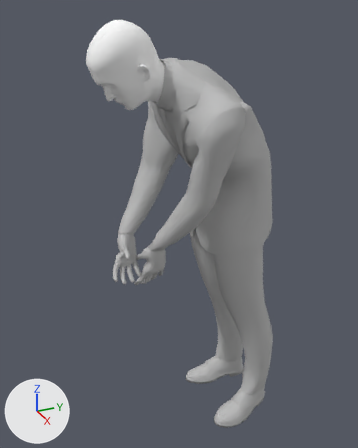
Two versions of the FBX model Assets/StudioNewPunch/SuitPack/SuitedMan/Models/BlueSuitFree01.fbx, one commit apart.
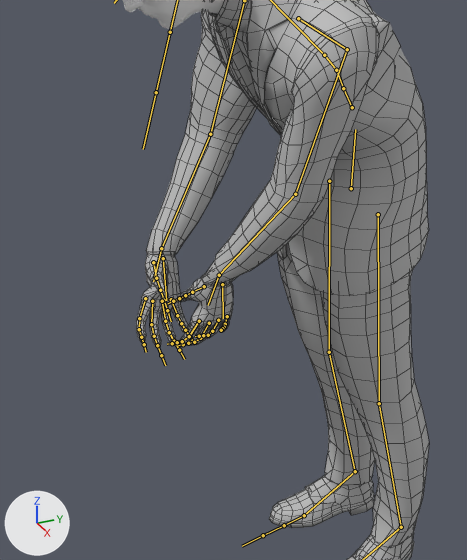
There are two pictures of each version: one whole from a 50 mm lens placed at (1.494, -0.865, 1.633), pointed at (-0.023, -0.182, 0.875), one close up on the part from 11% to 82% of the width and 21% to 90% of the height. The lights are fixed; the arrows at lower left show +X, +Y and +Z. Both versions are drawn at frame 9 of the action 'DeformationSystem|DeformationSystemAction.001'; the numbers are the values there. The bones that bend it are drawn over the model as lines in the close-ups. The close-ups show mesh edges as thin lines.

Names of what the first close-up shows: 'HeadF', 'SuitGEO01'.
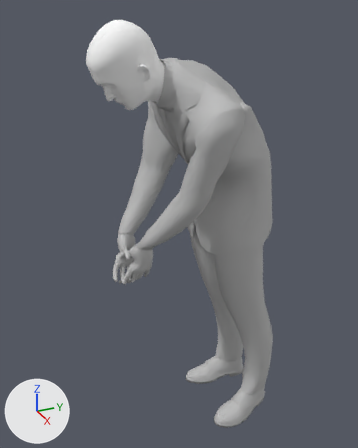
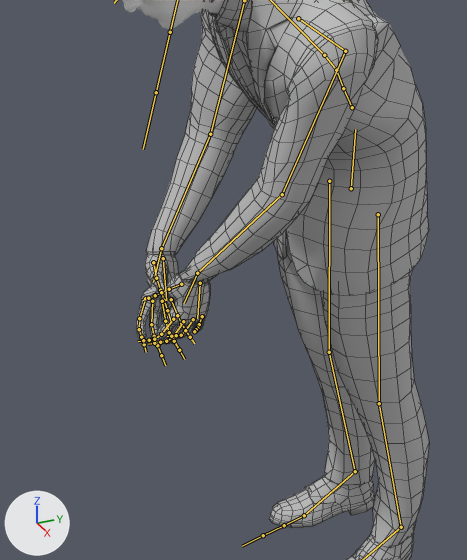
What differs and where, as boxes [x1, y1, x2, y2] in the close-ups (467 x 560 px):
'SuitGEO01', posed
    both: [136, 0, 429, 560]
bone 'Scapula_L', root to tip
    before: (298, 18) to (347, 49)
    after: (298, 18) to (345, 51)

What changed in the scene script:
```text
Change bone_scapula_l:
    where bone_scapula_l = bpy.data.objects['DeformationSystem'].pose.bones['Scapula_L']  # child of 'Chest_M'
    bone_scapula_l.rotation_quaternion: (0.822, 0.117, -0.545, -0.113) -> (0.797, 0.121, -0.582, -0.105)  # degrees (40, -61, -40) -> degrees (47, -65, -46)
```
